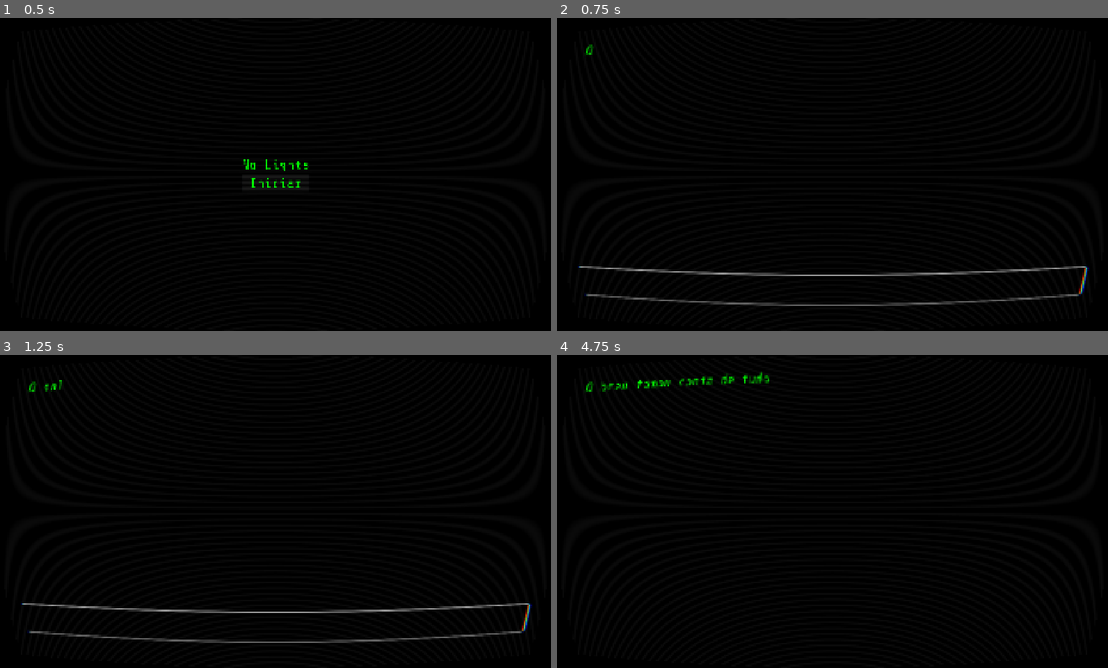
Above: before the commit, frames 1-4 (two rows, left to right).
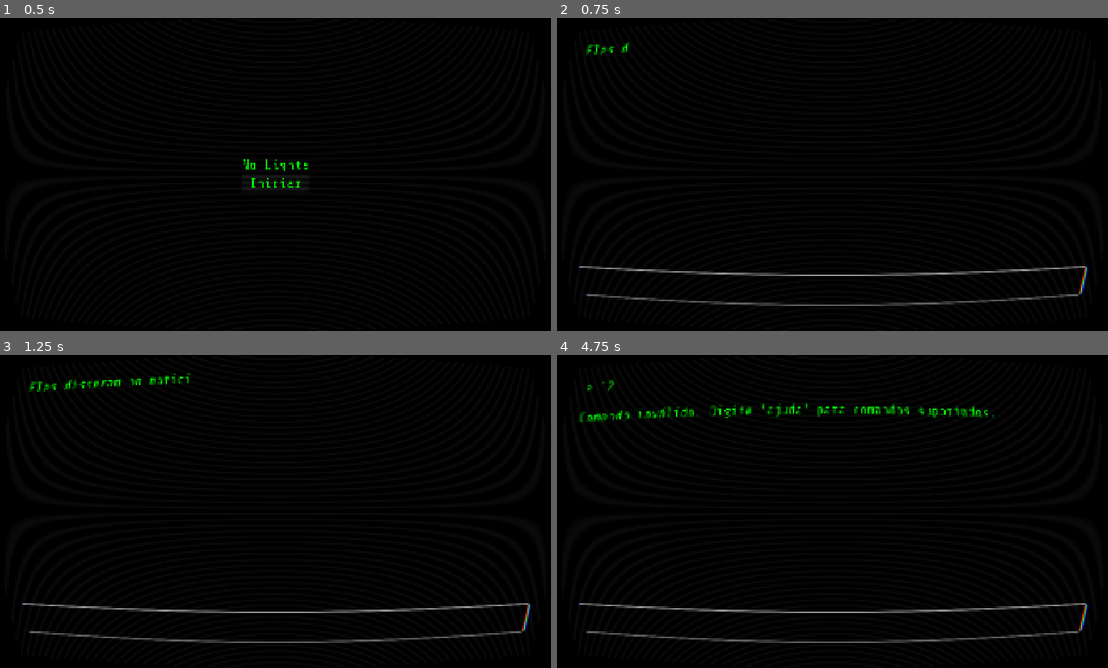
Above: after the commit, the same moments.

Repository: brenoASantana/no-lights
Game: Godot game, scene res://scenes/main_menu/main_menu.tscn
Two runs of this game, one before a commit and one after it. Both use one fixed random seed, a clock stepped at 60 frames per second and the inputs below.
Inputs (mouse positions are in pixels of both pictures, inside the frame that each line leads up to):
- Up to frame 1 (0.5 s): no input
- Up to frame 2 (0.75 s): click "Iniciar" at 0.5 s
- Up to frame 3 (1.25 s): no input
- Up to frame 4 (4.75 s): click (832, 627) at 1.27 s; type "12" at 1.35 s; tap Enter (ui_accept) at 2, 2.85, 3.02, 3.32, 3.5, 4.35, 4.52 s; move the mouse to (832, 511) at 2.02 s; hold Enter (ui_accept) 2.03-2.78 s; click (832, 511) at 2.17 s; move the mouse to (722, 527) at 2.77 s; click (722, 527) at 2.92 s; move the mouse to (887, 442) at 3.52 s; hold Enter (ui_accept) 3.53-4.28 s; click (887, 442) at 3.67 s; move the mouse to (804, 574) at 4.27 s; click (804, 574) at 4.42 s

Frame 1 is identical in both runs. In frame 2, 0.1% of the frame differs, in the area x 5-14%, y 7-12%; in frame 3, 0.4%; in frame 4, 3.0%, in the area x 3-97%, y 5-92%.

Commit message:
feat: increase terminal text animation speed and add command handling

Diff:
--- a/data/story.json
+++ b/data/story.json
@@ -1,9 +1,23 @@
 {
-	"introducao": [
-		"O breu tomou conta de tudo.",
-		"Você não consegue ver suas próprias mão.",
-		"O ar está pesado. Algo respira no canto da sala.",
-	],
-	"inspecionar_janela": "A janela está trancada por fora. O vidro está frio como gelo.",
-	"encontro_sombra": "Uma figura se distorce na escuridão. Sua sanidade começa a escorrer pelas suas mãos."
+  "introducao": [
+	"Eles disseram no noticiário da noite que seria apenas um eclipse incomum. Eles mentiram.",
+	"O relógio digital pisca 08:42 da manhã, mas pela janela, o céu é um oceano denso e infinito de piche.",
+	"O Sol não nasceu hoje. A luz simplesmente desistiu de existir.",
+	"O silêncio lá fora é absoluto. Não há som de pássaros, não há barulho de carros, não há vozes. Apenas o zumbido estático e verde deste monitor.",
+	"O breu tomou conta de tudo. Você tenta tatear o próprio rosto, mas não consegue ver suas próprias mãos.",
+	"A temperatura cai vertiginosamente. O ar fica pesado, apertando seus pulmões a cada suspiro.",
+    "E então, você percebe... Algo respira no canto da sala."
+  ],
+  "inspecionar_janela": "A janela está trancada por fora. O vidro está frio como gelo.",
+  "encontro_sombra": "Uma figura se distorce na escuridão. Sua sanidade começa a escorrer pelas suas mãos.",
+  "olhar": {
+	"quarto": "Um cômodo claustrofóbico. A única luz vem da estática deste terminal. Há uma porta e uma janela.",
+	"janela": "A janela está trancada por fora. O vidro está frio como gelo. O breu lá fora parece vivo.",
+	"porta": "Uma porta de madeira maciça. Trancada. Você precisa de uma chave."
+  },
+  "pegar": {
+	"chave": "Você tateia o chão frio e seus dedos batem em um metal pesado. Você pegou a Chave Velha.",
+	"lanterna": "Você abre a gaveta do terminal e encontra uma lanterna plástica. Está sem pilhas."
+  },
+  "ajuda": "Comandos válidos: olhar [objeto], pegar [objeto], usar [objeto]. Exemplo: 'olhar janela'."
 }
--- a/globals/system.gd
+++ b/globals/system.gd
@@ -15,6 +15,11 @@
 func _ready() -> void:
 	# Assim que o jogo abre, ele lê o arquivo e guarda na memória
 	_load_story()
+
+func _process(_delta: float) -> void:
+	# Se apertar ESC, solta o mouse e deixa ele visível de novo
+	if Input.is_action_just_pressed("ui_cancel"):
+		Input.set_mouse_mode(Input.MOUSE_MODE_VISIBLE)
 
 # 3. As Porteiras (Controladores de Estado)
 func on_hit_player(damage: int) -> void:
--- a/scenes/main_menu/main_menu.gd
+++ b/scenes/main_menu/main_menu.gd
@@ -13,4 +13,7 @@
 
 # Ao pressionar o botao, mata essa cena do menu e vai para a cena do terminal.
 func _on_button_pressed() -> void:
+	# 1. Sequestra e oculta o mouse instantaneamente!
+	Input.set_mouse_mode(Input.MOUSE_MODE_CAPTURED)
+
 	get_tree().change_scene_to_file("res://scenes/terminal/terminal.tscn")
--- a/scenes/terminal/terminal.tscn
+++ b/scenes/terminal/terminal.tscn
@@ -42,4 +42,4 @@
 theme_override_font_sizes/font_size = 48
 theme_override_styles/normal = SubResource("StyleBoxEmpty_2y7k8")
 
-[connection signal="text_submitted" from="TerminalScreen/LineEdit" to="TerminalScreen" method="_on_line_edit_text_submitted"]
+[connection signal="gui_input" from="TerminalScreen/LineEdit" to="TerminalScreen" method="_on_line_edit_gui_input"]
--- a/scenes/terminal/terminalScreen.gd
+++ b/scenes/terminal/terminalScreen.gd
@@ -1,44 +1,96 @@
 extends RichTextLabel
 
+var timer_per_letter: float = 0.03
+var actual_tween: Tween
+
 func _ready() -> void:
-	# Exemplo de como a fase chamaria a função assim que o jogo abrir:
-	_print_terminal("O sol não nasceu hoje...")
+	# 1. Puxa toda a introdução do JSON juntando as frases com quebra de linha
+	var array_introducao = System.pages["introducao"]
+	var texto_completo = "\n".join(array_introducao)
 
-	# Colocamos o foco automaticamente no campo de texto para o player nao precisar clicar
+	# 2. Imprime a introdução e as instruções iniciais direto na tela
+	_print_terminal(texto_completo + "\n\nDigite 'olhar quarto' para começar ou 'ajuda' para comandos.")
+
+	# 3. Colocamos o foco automaticamente no campo de texto
 	$LineEdit.grab_focus()
 
+func _print_terminal(new_Phrase: String) -> void:
+	# Trava de Segurança: Se o jogador digitar um comando antes do texto atual terminar,
+	# nós "matamos" a animação antiga para a nova poder assumir a tela limpa.
+	if actual_tween:
+		actual_tween.kill()
 
-func _print_terminal(new_Phrase: String) -> void:
-	# 1. Injeta a frase no nó
-	text = new_Phrase
+	var initial_caracter = get_total_character_count()
+	append_text(new_Phrase)
+	visible_characters = initial_caracter
 
-	# 2. Zera as letras visíveis (esconde o texto para a animação fazer sentido)
-	visible_characters = 0
+	# 2. Verifica qual é o novo total de letras na tela
+	var final_caracters = get_total_character_count()
 
-	# 3. Liga a fábrica e cria o motor de animação vazio
-	var tween = create_tween()
+	# 3. Descobre exatamente quantas letras NOVAS precisamos animar
+	var new_letters_quant = final_caracters - initial_caracter
 
-	# 4. Dá a ordem para o motor:
-	# (alvo: eu mesmo, propriedade: "visible_characters", valor final: total de letras, tempo: 3 segundos)
-	tween.tween_property(self, "visible_characters", get_total_character_count(), 3.0)
+	# 4. A mágica matemática: Tempo Total = Quantidade de Letras * Velocidade de 1 Letra
+	var calculated_time = float(new_letters_quant) * timer_per_letter
+
+	# Cria o motor e aplica o tempo dinâmico
+	var actual_tween = create_tween()
+	actual_tween.tween_property(self, "visible_characters", get_total_character_count(), calculated_time)
+
+func _interpret_command(input: String)-> void:
+	var words = input.split(" ")
+	var verb = words[0]
+
+	var object = ""
+	if words.size() > 1:
+		object = input.get_slice(" ", 1)
+
+	match verb:
+		"ajuda", "help":
+			_print_terminal(System.pages["ajuda"])
+		"olhar", "investigar":
+			_process_action("olhar", object)
+		"pegar", "coletar":
+			_process_action("pegar", object)
+		_:
+			_print_terminal("Comando inválido. Digite 'ajuda' para comandos suportados.")
+
+func _process_action(verb: String, object: String) -> void:
+	if object == "":
+		_print_terminal("O que você quer "+ verb + "? Especifique um objeto (Ex: "+ verb + " janela)")
+		return
+
+	if System.pages.has(verb) and System.pages[verb].has(object):
+		var awnser_text = System.pages[verb][object]
+		_print_terminal(awnser_text)
+
+		if object == "janela":
+			System.change_sanity(-10)
+
+	else:
+		_print_terminal("Você não vê nenhum '" + object + "' aqui para " + verb + ".")
 
 
-func _on_line_edit_text_submitted(new_text: String) -> void:
-	# Limpamos espacos vazios que o player possa ter digitado sem querer
-	var cleanAwnser = new_text.strip_edges()
+# Esta função "ouve" cada tecla que você aperta enquanto está no LineEdit
+func _on_line_edit_gui_input(event: InputEvent) -> void:
+	# Verifica se a tecla apertada foi o Enter ("ui_accept" é o nome padrão do Enter na Godot)
+	if event.is_action_pressed("ui_accept"):
 
-	# Ignoramos se apertar Enter sem digitar nada
-	if cleanAwnser == "":
-		return
-	# Salvamos o nome no nosso Autoload Global
-	System.player_name = cleanAwnser
+		# 1. Sequestramos o evento! Isso diz à Godot: "Eu já cuidei do Enter, não mude o foco e não faça mais nada!"
+		$LineEdit.accept_event()
 
-	# Escondemos o campo de digitacao, pois nao precisamos mais dele
-	$LineEdit.hide()
+		# 2. Pegamos o texto e limpamos o campo na mesma hora
+		var command_typed = $LineEdit.text
+		$LineEdit.clear()
 
-	# Imprimimos a resposta usando o nome que acabamos de salvar na memoria
-	_print_terminal("Acesso concedido, " + System.player_name + ".\nIniciando simulação de sanidade...")
+		# 3. Fazemos a mesma limpeza de antes
+		var cleanAwnser = command_typed.to_lower().strip_edges()
 
-	# Puxa o primeiro parágrafo do array direto do json
-	var phrase_text = System.pages["introducao"][0]
-	_print_terminal(phrase_text)
+		if cleanAwnser == "":
+			return
+
+		# 4. Limpa a tela e imprime o comando
+		text = "> " + command_typed + "\n\n"
+
+		# 5. Roda a nossa lógica do jogo
+		_interpret_command(cleanAwnser)
